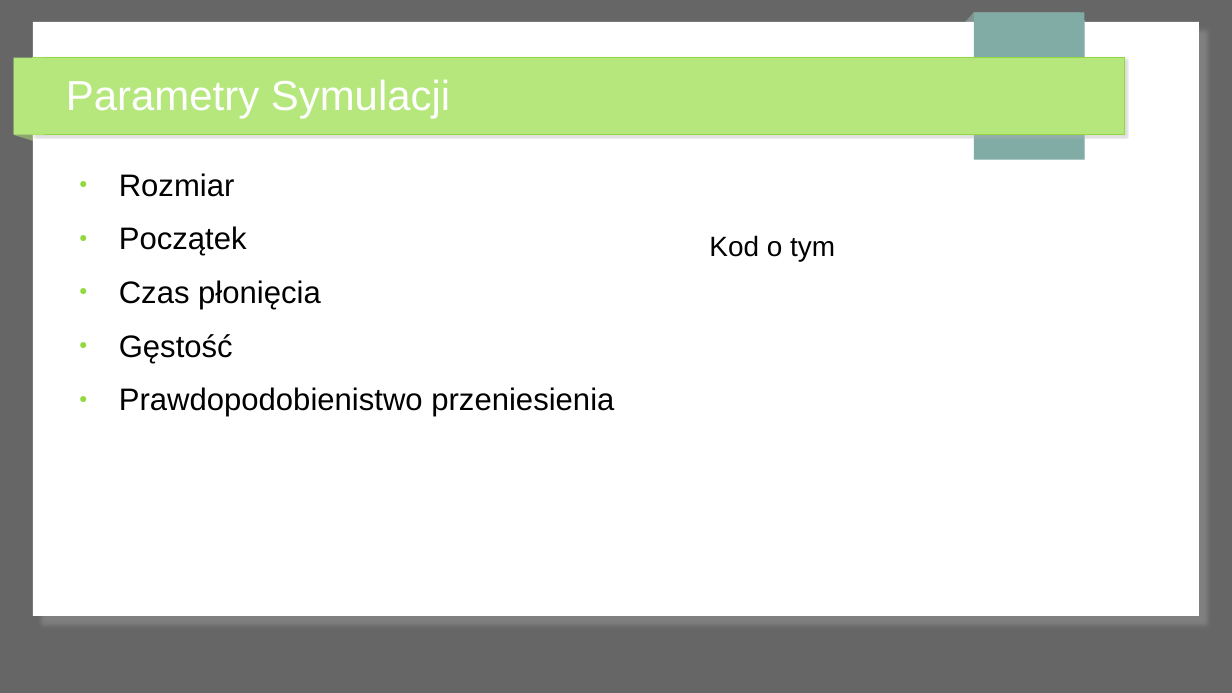
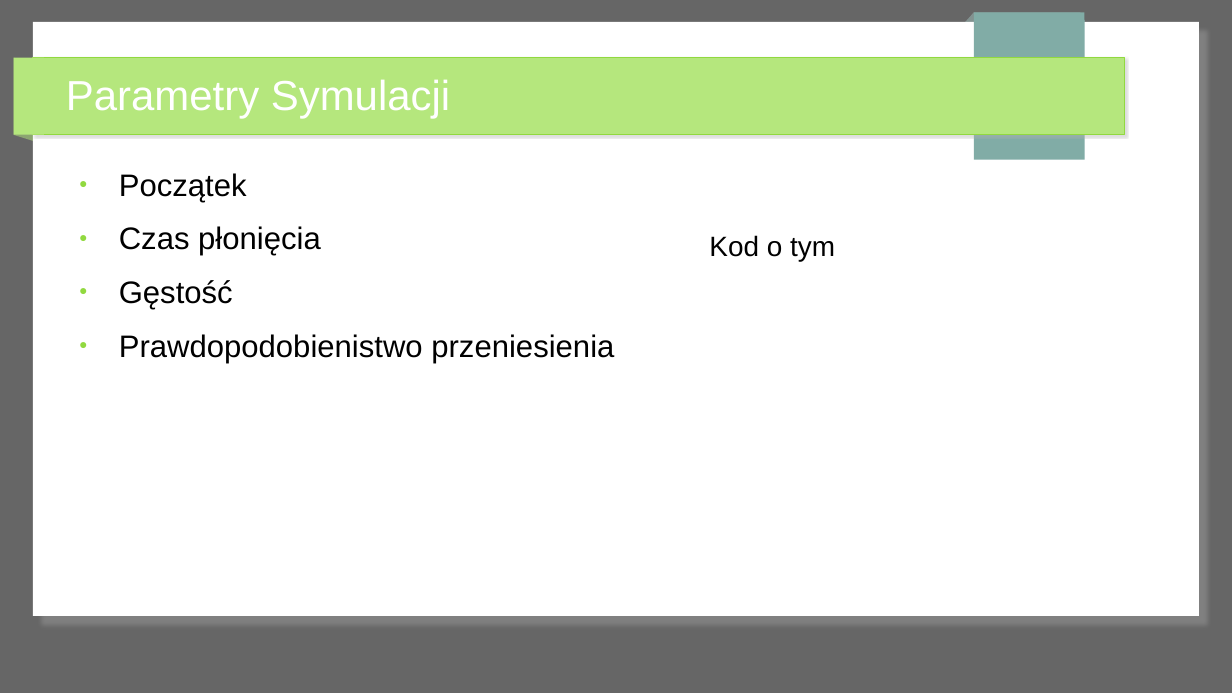
Before and after one commit to Kac-S/symulacja_pozaru_lasu, a slide deck: slide 6 of prezentacja_las.odp (slide 7 before the commit). Drawn at 1232x693 pixels with LibreOffice and Linux fonts; fonts in the diff are those of the drawing. Boxes give left, top, right and bottom in pixels: in the first picture for what was removed or moved away, otherwise in the second. Text is boxed around its words. In the diff, an @@ line names an element or a change of style, - is before the commit and + after.

```diff
--- a/prezentacja_las.odp
+++ b/prezentacja_las.odp
@@ text at (119,173,235,197): paragraph removed @@
-● Rozmiar
```
Also in this commit, not shown: 6 other slides changed, 3 slides removed, 3 other files.
